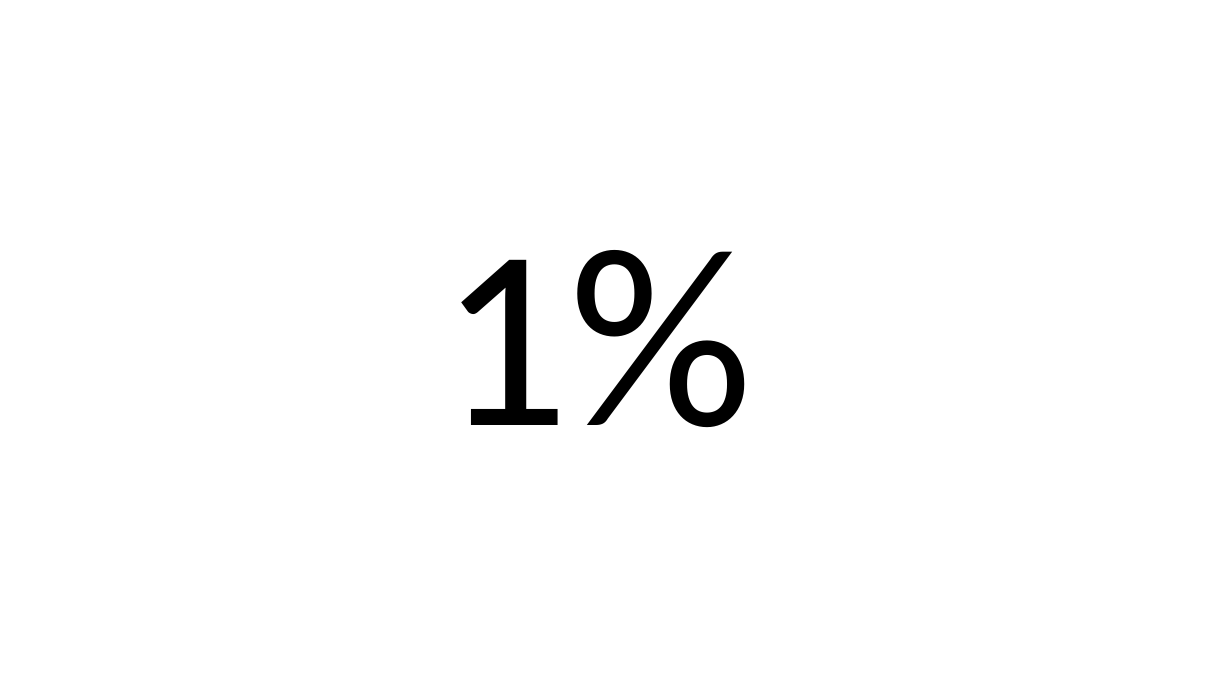
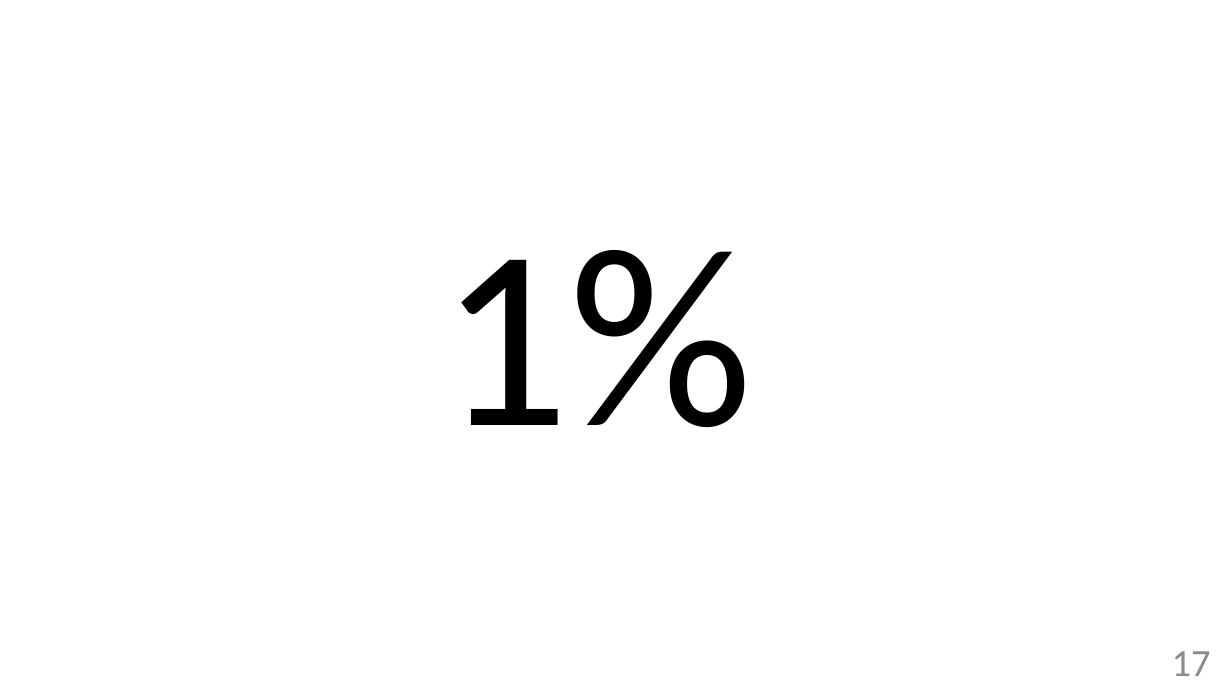
Before and after one commit to mrAdiy/rmsc_bak, a slide deck: slide 17 of Презентация бакалаврской SPEECH.pptx. Drawn at 1232x693 pixels with LibreOffice and Linux fonts; fonts in the diff are those of the drawing. Boxes give left, top, right and bottom in pixels: in the first picture for what was removed or moved away, otherwise in the second. Text is boxed around its words. In the diff, an @@ line names an element or a change of style, - is before the commit and + after.

```diff
--- a/Презентация бакалаврской SPEECH.pptx
+++ b/Презентация бакалаврской SPEECH.pptx
@@ page number added at bbox=[1172, 651, 1211, 676], 30 pt, text #8C8C8C @@
+17
```
Also in this commit, not shown: 15 other slides changed, 1 slide added, 1 slide removed, 5 other files.
